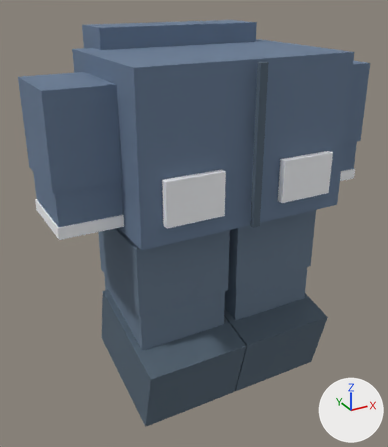
The glTF model public/world3d/blocky-outfits/hoodie-navy.glb as it was, and as the next commit left it.
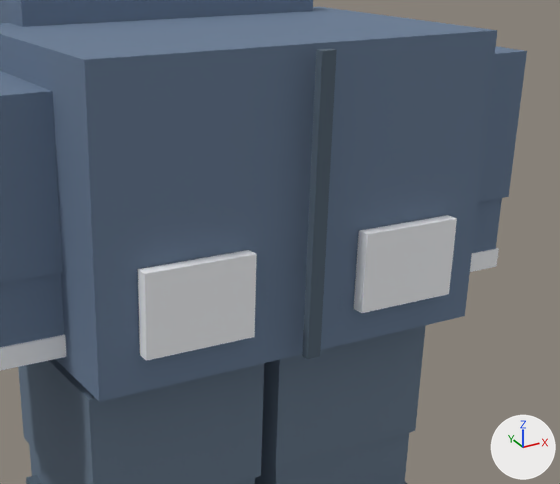
Old and new are each drawn whole from a camera (50 mm lens) standing at (-0.845, -1.445, 1.194) and looking at (-0.046, 0.009, 0.467) and again close up on the part from 23% to 100% of the width and 8% to 66% of the height. Arrows for +X, +Y and +Z are at lower right; the lights stay in place. The older version's two pictures come first. Where no turn or scale is listed for an object, it has been applied to the vertices.

In view in the first close-up: 'cuff-Right', 'hood-back', 'jacket', 'lower-sleeve-Right', 'lower-trouser-Left', 'pocket--1', 'pocket-1', 'trouser-Left', 'trouser-Right', 'upper-sleeve-Left', 'upper-sleeve-Right', 'zip' and 4 more.
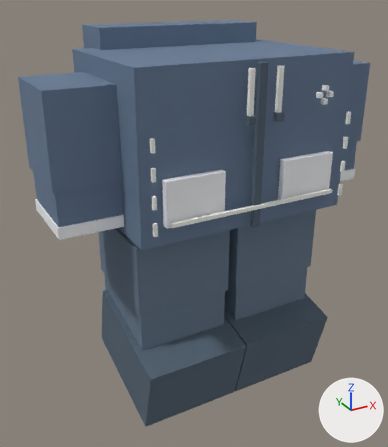
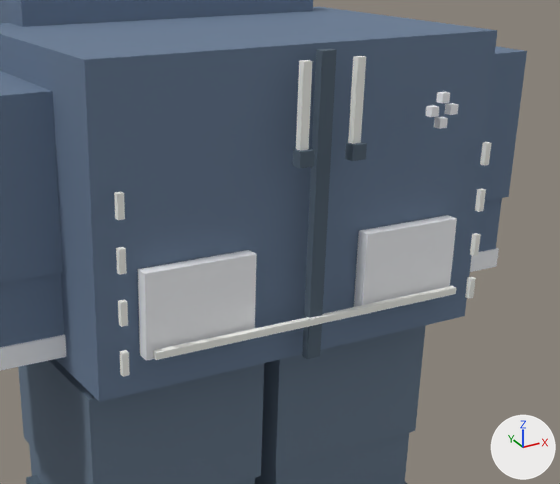
Boxes [x1, y1, x2, y2] around the edits, measured in the close-ups (560 x 484 px):
'design-hoodie-pouch-binding', added: after [153, 286, 456, 360]
'design-hoodie-drawcord--1', added: after [296, 60, 312, 150]
'design-hoodie-drawcord-1', added: after [348, 56, 366, 144]
'design-hoodie-cord-toggle-1', added: after [345, 142, 367, 161]
'design-hoodie-side-stitch--1-3', added: after [114, 192, 125, 220]
'design-hoodie-side-stitch--1-2', added: after [116, 247, 127, 275]
'design-hoodie-side-stitch--1-1', added: after [118, 300, 128, 327]
'design-hoodie-side-stitch--1-0', added: after [120, 350, 130, 377]
'design-hoodie-side-stitch-1-3', added: after [480, 142, 491, 166]
'design-hoodie-side-stitch-1-2', added: after [475, 188, 486, 212]
'design-hoodie-side-stitch-1-1', added: after [470, 233, 481, 256]
'design-hoodie-side-stitch-1-0', added: after [465, 277, 476, 299]
'design-hoodie-makers-mark-3', added: after [426, 105, 439, 117]
'design-hoodie-makers-mark-1', added: after [445, 103, 459, 115]
'design-hoodie-makers-mark-2', added: after [436, 92, 450, 103]
'design-hoodie-makers-mark-0', added: after [434, 117, 448, 129]

Diff of the bpy script that builds the scene:
```diff
--- a/public/world3d/blocky-outfits/hoodie-navy.glb.py
+++ b/public/world3d/blocky-outfits/hoodie-navy.glb.py
@@ ob_design_hoodie_side_stitch__1_3 @@
+ob_design_hoodie_side_stitch__1_3 = bpy.data.objects.new('design-hoodie-side-stitch--1-3', me_cube_048)  # a box spanning x -0.005..0.005, y -0.0045..0.0045, z -0.0175..0.0175; in mat_light (white #f3f5ef)
+ob_design_hoodie_side_stitch__1_3.location = (-0.318, -0.276, 0.84)
@@ ob_design_hoodie_side_stitch__1_2 @@
+ob_design_hoodie_side_stitch__1_2 = bpy.data.objects.new('design-hoodie-side-stitch--1-2', me_cube_047)  # a box spanning x -0.005..0.005, y -0.0045..0.0045, z -0.0175..0.0175; in mat_light (white #f3f5ef)
+ob_design_hoodie_side_stitch__1_2.location = (-0.318, -0.276, 0.765)
@@ ob_design_hoodie_side_stitch__1_1 @@
+ob_design_hoodie_side_stitch__1_1 = bpy.data.objects.new('design-hoodie-side-stitch--1-1', me_cube_048.copy())
+ob_design_hoodie_side_stitch__1_1.location = (-0.318, -0.276, 0.69)
@@ ob_design_hoodie_side_stitch__1_0 @@
+ob_design_hoodie_side_stitch__1_0 = bpy.data.objects.new('design-hoodie-side-stitch--1-0', me_cube_047.copy())
+ob_design_hoodie_side_stitch__1_0.location = (-0.318, -0.276, 0.615)
@@ ob_design_hoodie_side_stitch_1_3 @@
+ob_design_hoodie_side_stitch_1_3 = bpy.data.objects.new('design-hoodie-side-stitch-1-3', me_cube_048.copy())
+ob_design_hoodie_side_stitch_1_3.location = (0.318, -0.276, 0.84)
@@ ob_design_hoodie_side_stitch_1_2 @@
+ob_design_hoodie_side_stitch_1_2 = bpy.data.objects.new('design-hoodie-side-stitch-1-2', me_cube_047.copy())
+ob_design_hoodie_side_stitch_1_2.location = (0.318, -0.276, 0.765)
@@ ob_design_hoodie_side_stitch_1_1 @@
+ob_design_hoodie_side_stitch_1_1 = bpy.data.objects.new('design-hoodie-side-stitch-1-1', me_cube_048.copy())
+ob_design_hoodie_side_stitch_1_1.location = (0.318, -0.276, 0.69)
@@ ob_design_hoodie_side_stitch_1_0 @@
+ob_design_hoodie_side_stitch_1_0 = bpy.data.objects.new('design-hoodie-side-stitch-1-0', me_cube_047.copy())
+ob_design_hoodie_side_stitch_1_0.location = (0.318, -0.276, 0.615)
@@ ob_design_hoodie_pouch_binding @@
+ob_design_hoodie_pouch_binding = bpy.data.objects.new('design-hoodie-pouch-binding', me_cube_061)  # a box spanning x -0.275..0.275, y -0.005..0.005, z -0.006..0.006; in mat_light (white #f3f5ef)
+ob_design_hoodie_pouch_binding.location = (0.0, -0.284, 0.621)
@@ ob_design_hoodie_makers_mark_3 @@
+ob_design_hoodie_makers_mark_3 = bpy.data.objects.new('design-hoodie-makers-mark-3', me_cube_056)  # a box spanning x -0.007..0.007, y -0.006..0.006, z -0.007..0.007; in mat_accent (white #f5f7fa)
+ob_design_hoodie_makers_mark_3.location = (0.159, -0.322, 0.928)
@@ ob_design_hoodie_makers_mark_2 @@
+ob_design_hoodie_makers_mark_2 = bpy.data.objects.new('design-hoodie-makers-mark-2', me_cube_056.copy())
+ob_design_hoodie_makers_mark_2.location = (0.177, -0.322, 0.946)
@@ ob_design_hoodie_makers_mark_1 @@
+ob_design_hoodie_makers_mark_1 = bpy.data.objects.new('design-hoodie-makers-mark-1', me_cube_054)  # a box spanning x -0.007..0.007, y -0.006..0.006, z -0.007..0.007; in mat_accent (white #f5f7fa)
+ob_design_hoodie_makers_mark_1.location = (0.195, -0.322, 0.928)
@@ ob_design_hoodie_makers_mark_0 @@
+ob_design_hoodie_makers_mark_0 = bpy.data.objects.new('design-hoodie-makers-mark-0', me_cube_056.copy())
+ob_design_hoodie_makers_mark_0.location = (0.177, -0.322, 0.91)
@@ ob_design_hoodie_drawcord__1 @@
+ob_design_hoodie_drawcord__1 = bpy.data.objects.new('design-hoodie-drawcord--1', me_cube_057)  # a box spanning x -0.007..0.007, y -0.0055..0.0055, z -0.065..0.065; in mat_light (white #f3f5ef)
+ob_design_hoodie_drawcord__1.location = (-0.045, -0.293, 0.943)
@@ ob_design_hoodie_drawcord_1 @@
+ob_design_hoodie_drawcord_1 = bpy.data.objects.new('design-hoodie-drawcord-1', me_cube_057.copy())
+ob_design_hoodie_drawcord_1.location = (0.045, -0.292, 0.943)
@@ ob_design_hoodie_cord_toggle_1 @@
+ob_design_hoodie_cord_toggle_1 = bpy.data.objects.new('design-hoodie-cord-toggle-1', me_cube_060)  # a box spanning x -0.012..0.012, y -0.009..0.009, z -0.0115..0.0115; in mat_trim (dark blue #536372)
+ob_design_hoodie_cord_toggle_1.location = (0.045, -0.297, 0.877)
```
